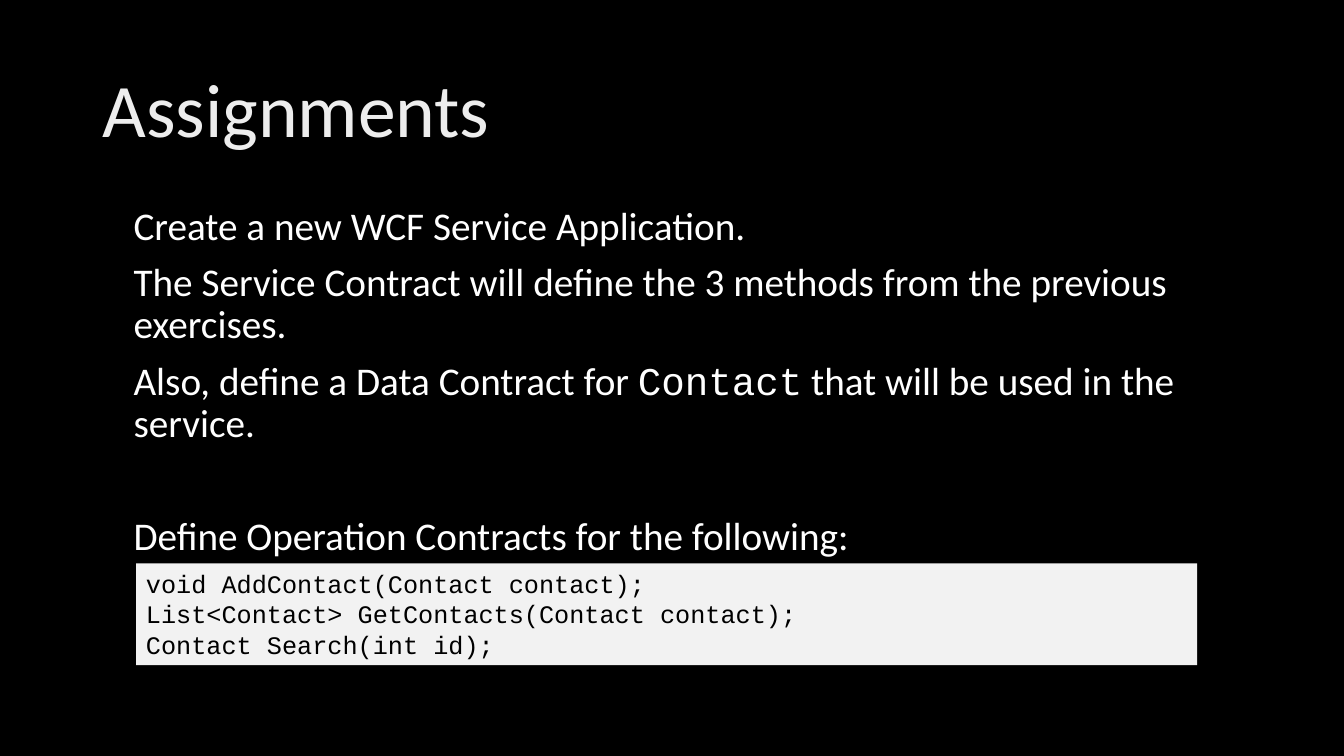
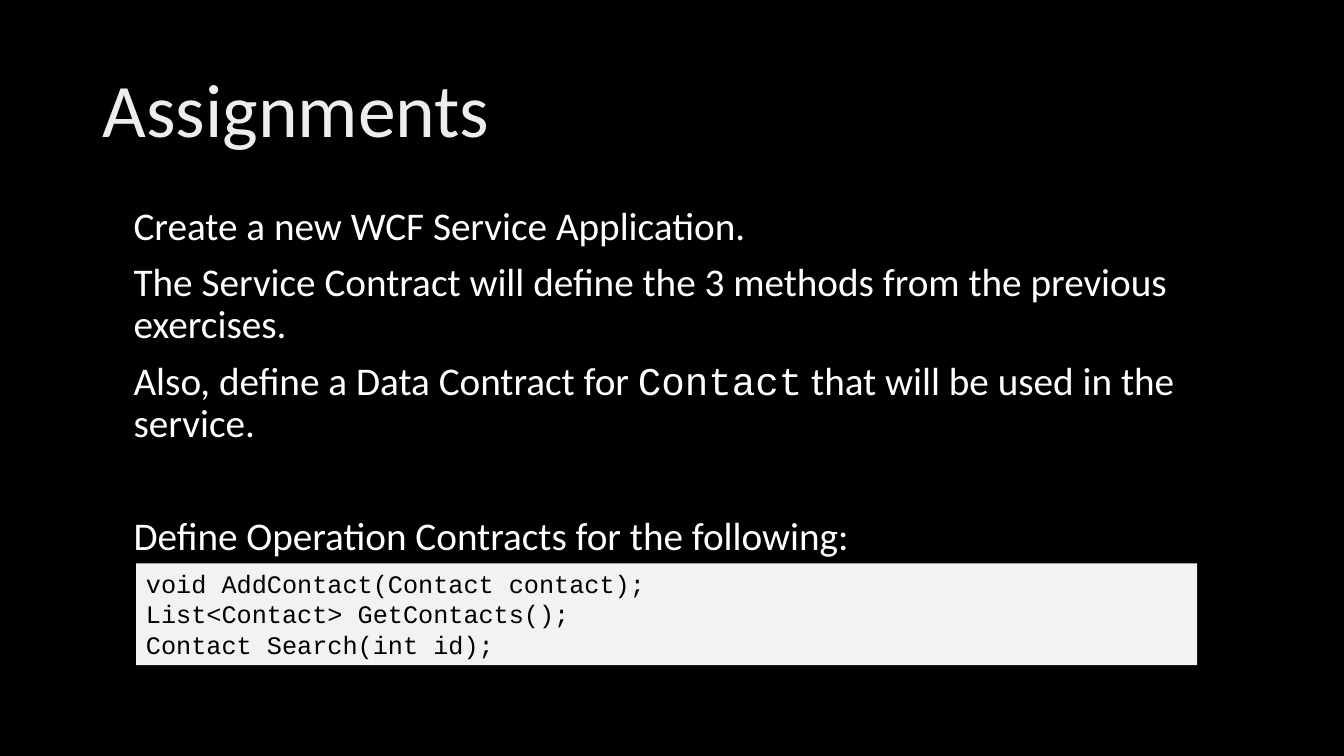
Before and after one commit to CAPSSlingshot/PowerPoint-Presentations, a slide deck: slide 8 of Slingshot5.pptx. Drawn at 1344x756 pixels with LibreOffice and Linux fonts; fonts in the diff are those of the drawing; background and template pictures are left out. Boxes give left, top, right and bottom in pixels: in the first picture for what was removed or moved away, otherwise in the second. Text is boxed around its words. In the diff, an @@ line names an element or a change of style, - is before the commit and + after.

Commit message:
Corrected a typo on Week 5 assignment and added week 7

```diff
--- a/Slingshot5.pptx
+++ b/Slingshot5.pptx
@@ text in rectangle at (146, 605, 570, 629): text changed @@
-List<Contact> GetContacts(Contact contact);
+List<Contact> GetContacts();
```
Also in this commit, not shown: 1 other file.
